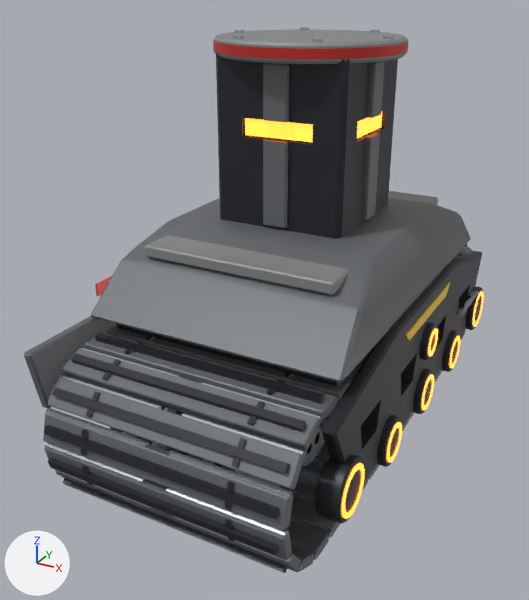
Two versions of the glTF model Tools/ModelFactory/R4Movement940/R4M_CrawlerTrack/R4M_CrawlerTrack.glb, one commit apart.
One viewpoint serves both versions: a camera (50 mm lens) standing at (0.523, -1.099, 0.346) and looking at (-0.043, -0.071, -0.168). The lights are fixed; the arrows at lower left show +X, +Y and +Z. The first picture is the older version. Where no turn or scale is listed for an object, it has been applied to the vertices. Vertices at exactly the same position are counted once.

The first picture shows 'R4M_CrawlerTrack_Housing', 'R4M_CrawlerTrack_Link_13', 'R4M_CrawlerTrack_Link_14', 'R4M_CrawlerTrack_Link_15', 'R4M_CrawlerTrack_Link_16', 'R4M_CrawlerTrack_Link_17', 'R4M_CrawlerTrack_Link_18', 'R4M_CrawlerTrack_Link_19', 'R4M_CrawlerTrack_Link_21', 'R4M_CrawlerTrack_Link_22', 'R4M_CrawlerTrack_Sprocket' and 7 more.
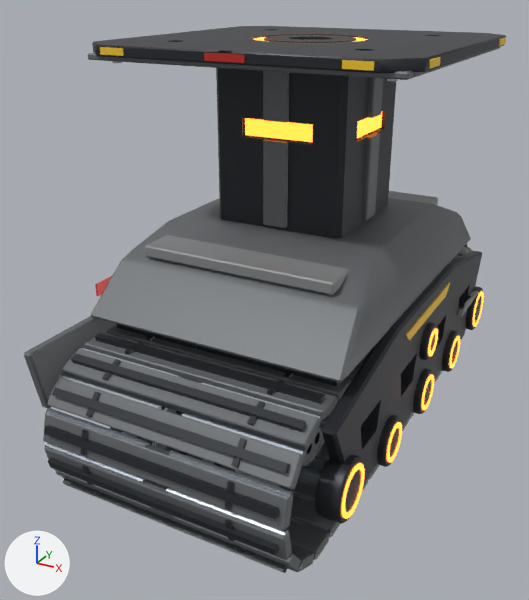
What differs and where, as boxes (x1, y1, x2, y2) in the pictures (529 x 600 px):
'R4M_CrawlerTrack_Housing', reshaped: before (24, 27, 484, 524); after (24, 26, 506, 524)
part 1 of me_r4m_crawlertrack_housing, added: after (254, 37, 368, 42)
part 2 of me_r4m_crawlertrack_housing, built on: before (213, 27, 409, 59); after (88, 26, 506, 80)

What changed in the scene script:
```text
Change me_r4m_crawlertrack_housing:
    used by ob_r4m_crawlertrack_housing; location = (0.0, 0.0, 0.0)
    remove me_r4m_crawlertrack_housing.from_pydata(...)  # 2280 vertices, 4576 faces; spans x -0.231..0.242, y -0.451..0.451, z -0.35..0.268
    add me_r4m_crawlertrack_housing.from_pydata(...)  # 2792 vertices, 5580 faces; spans x -0.256..0.256, y -0.451..0.451, z -0.35..0.26
    me_r4m_crawlertrack_housing part 1: a new loose piece of 96 vertices spanning x -0.09..0.09, y -0.09..0.09, z 0.256..0.258, in mat_energy_hot (orange #ffa645, glowing orange #ff8127)
    me_r4m_crawlertrack_housing part 2: 9 vertices moved from x -0.144..0.15, y -0.135..0.107, z 0.257 to x -0.149..0.151, y -0.123..0.121, z 0.244; 225 vertices removed from x -0.152..0.152, y -0.152..0.152, z 0.257..0.268; 545 vertices added at x -0.256..0.256, y -0.256..0.256, z 0.237..0.26
    other edits to the shape of me_r4m_crawlertrack_housing do not show in these pictures
```
